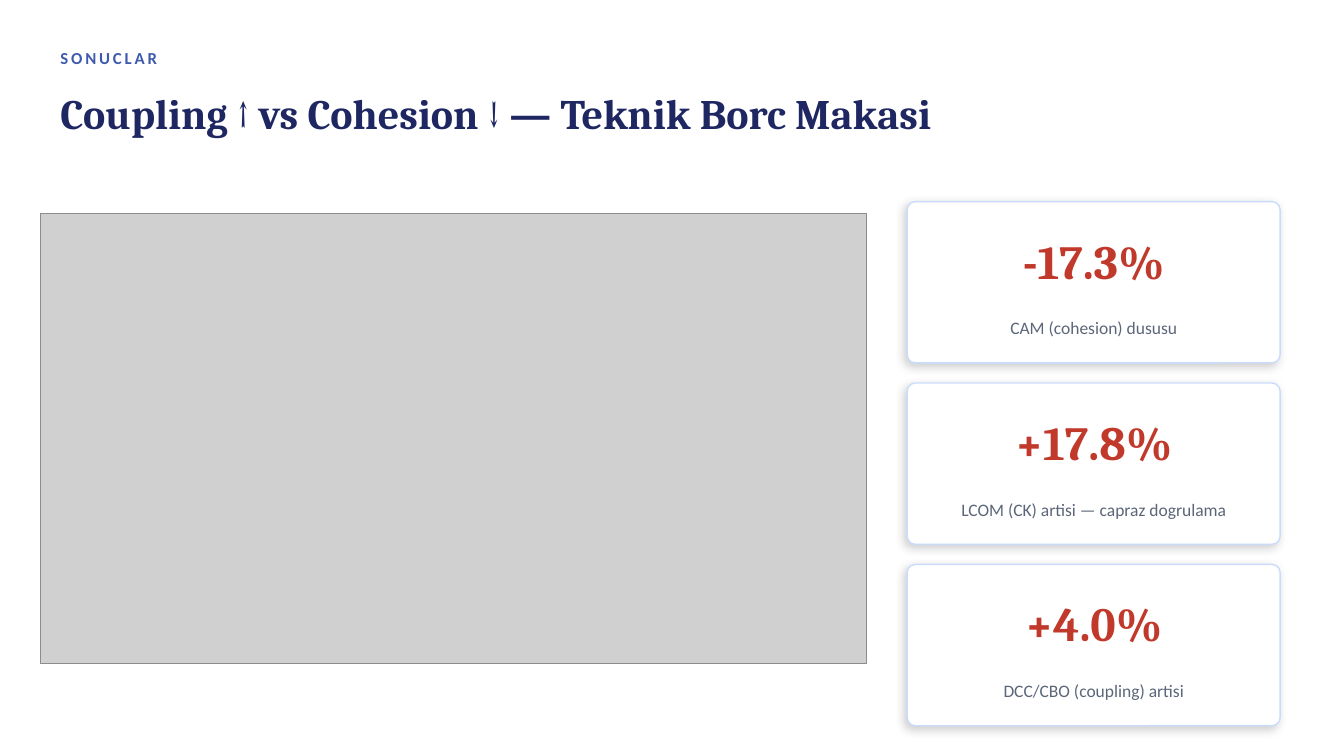
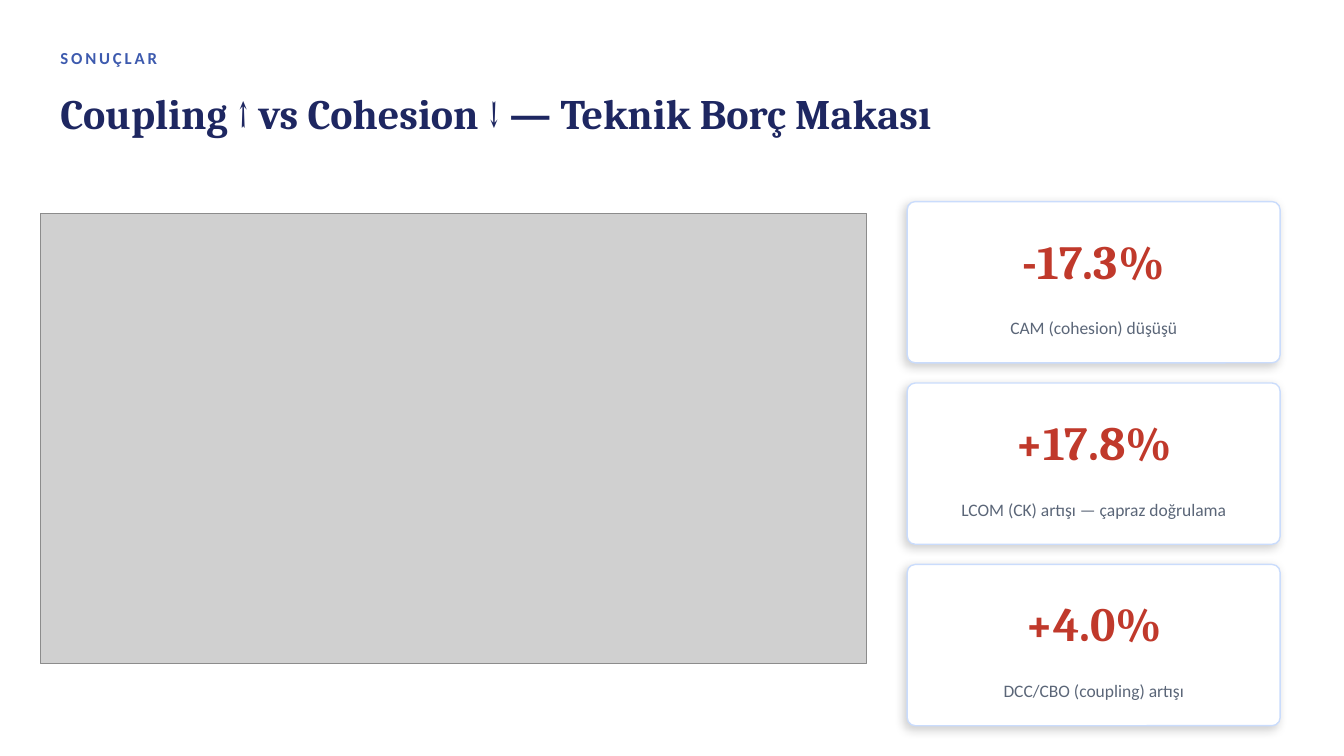
Before and after one commit to murozdemiir/qmood-jsoup-analizi, a slide deck: slide 7 of report/QMOOD_jsoup_sunum.pptx. Drawn at 1344x756 pixels with LibreOffice and Linux fonts; fonts in the diff are those of the drawing; grey boxes stand for pictures. Boxes give left, top, right and bottom in pixels: in the first picture for what was removed or moved away, otherwise in the second. Text is boxed around its words. In the diff, an @@ line names an element or a change of style, - is before the commit and + after.

```diff
--- a/report/QMOOD_jsoup_sunum.pptx
+++ b/report/QMOOD_jsoup_sunum.pptx
@@ text at (60,53,156,67): text changed @@
-SONUCLAR
+SONUÇLAR
@@ text at (60,100,931,139): text changed @@
-Coupling ↑ vs Cohesion ↓ — Teknik Borc Makasi
+Coupling ↑ vs Cohesion ↓ — Teknik Borç Makası
@@ text at (1010,321,1177,337): text changed @@
-CAM (cohesion) dususu
+CAM (cohesion) düşüşü
@@ text at (961,503,1226,519): text changed @@
-LCOM (CK) artisi — capraz dogrulama
+LCOM (CK) artışı — çapraz doğrulama
@@ text at (1004,684,1184,700): text changed @@
-DCC/CBO (coupling) artisi
+DCC/CBO (coupling) artışı
```
Also in this commit, not shown: 12 other slides changed, 3 other files.
